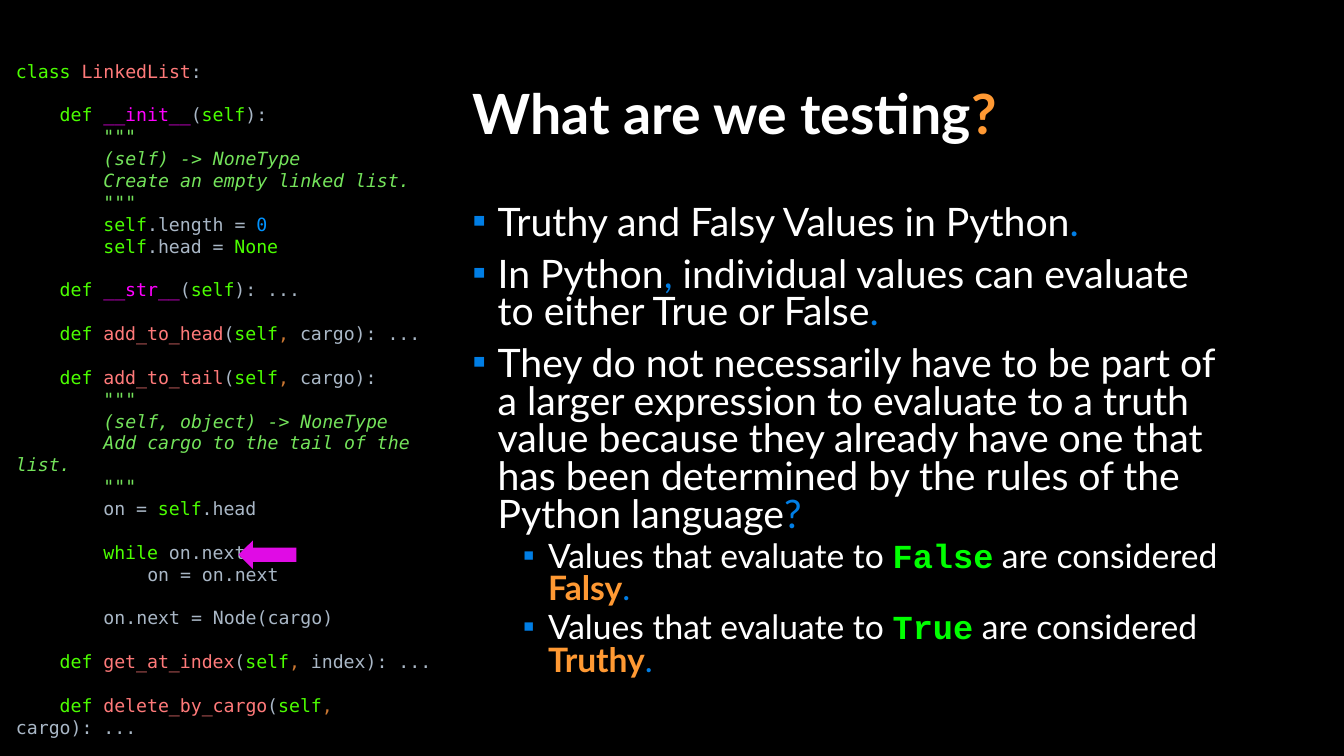
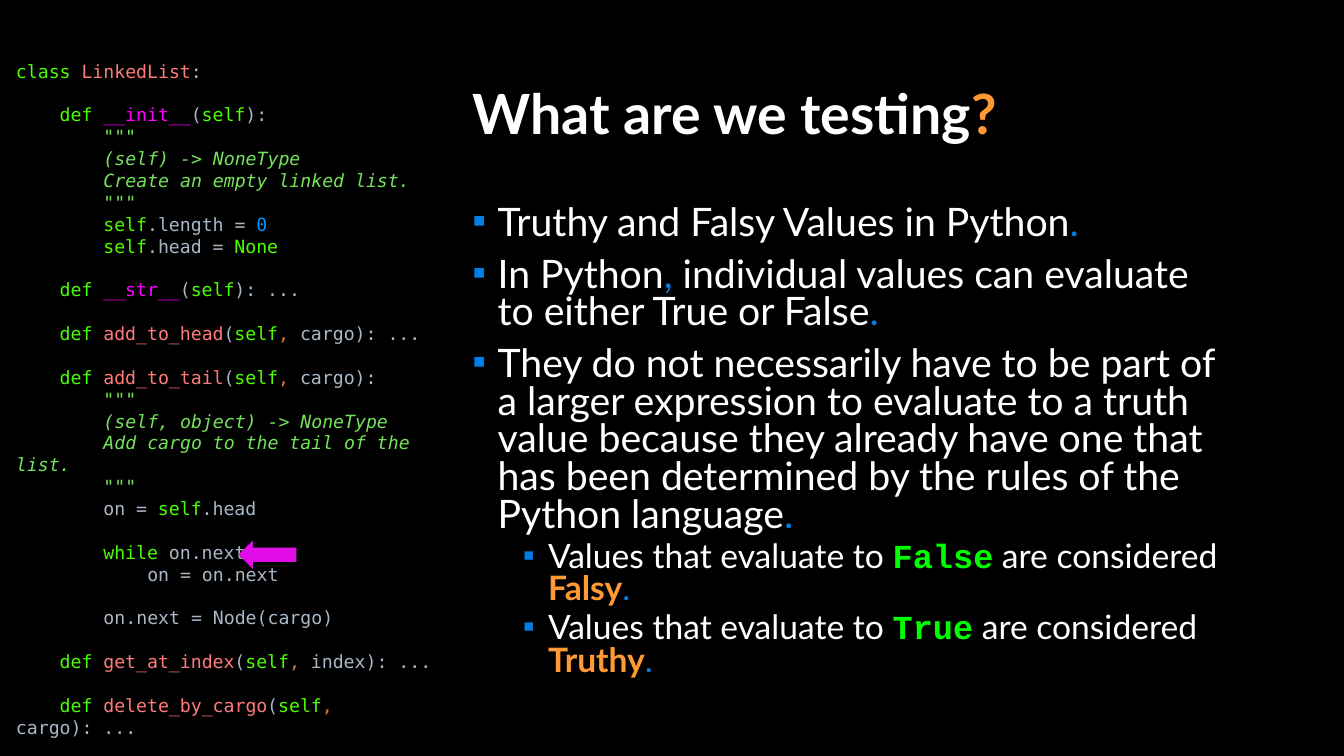
Before and after one commit to APS106/APS106-winter-2023-kinsella-goodfellow, a slide deck: slide 20 of lectures/week12/lecture2/slides/week12_lecture2.pptx. Drawn at 1344x756 pixels with LibreOffice and Linux fonts; fonts in the diff are those of the drawing; background and template pictures are left out. Boxes give left, top, right and bottom in pixels: in the first picture for what was removed or moved away, otherwise in the second. Text is boxed around its words. In the diff, an @@ line names an element or a change of style, - is before the commit and + after.

```diff
--- a/lectures/week12/lecture2/slides/week12_lecture2.pptx
+++ b/lectures/week12/lecture2/slides/week12_lecture2.pptx
@@ text at <box>498,348,1216,535</box>: text changed @@
-▪ They do not necessarily have to be part of a larger expression to evaluate to a truth value because they already have one that has been determined by the rules of the Python language?
+▪ They do not necessarily have to be part of a larger expression to evaluate to a truth value because they already have one that has been determined by the rules of the Python language.
```
Also in this commit, not shown: 5 other slides changed, 3 other files.
